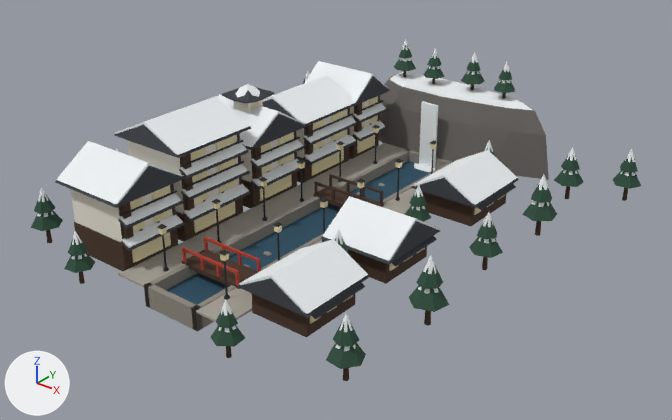
An edit to the Blender file content/landmarks/ginzan-onsen.blend, drawn before and after from the same camera.
Before and after are seen from a 50 mm camera at (21.8, -26.9, 16.8) aimed at (0.8, -0.6, 0.5). Lighting does not change. The marker at lower left points along +X, +Y and +Z. The picture after the commit comes second.

Script lines for the objects in view, before the commit:
```python
ob_ginzan_fir = bpy.data.objects.new('ginzan_fir', me_ginzan_fir)
ob_ginzan_fir.location = (0.0, 0.0, 0.0)
ob_ginzan_pave = bpy.data.objects.new('ginzan_pave', me_ginzan_pave)
ob_ginzan_pave.location = (0.0, 0.0, 0.0)
ob_ginzan_plaster = bpy.data.objects.new('ginzan_plaster', me_ginzan_plaster)
ob_ginzan_plaster.location = (0.0, 0.0, 0.0)
ob_ginzan_roof = bpy.data.objects.new('ginzan_roof', me_ginzan_roof)
ob_ginzan_roof.location = (0.0, 0.0, 0.0)
ob_ginzan_snow = bpy.data.objects.new('ginzan_snow', me_ginzan_snow)
ob_ginzan_snow.location = (0.0, 0.0, 0.0)
ob_ginzan_wood = bpy.data.objects.new('ginzan_wood', me_ginzan_wood)
ob_ginzan_wood.location = (0.0, 0.0, 0.0)
ob_glow_windows = bpy.data.objects.new('glow_windows', me_glow_windows)
ob_glow_windows.location = (0.0, 0.0, 0.0)
# also in view: 'ginzan_water' at (0.0, -0.7, -0.4); 'ginzan_iron' at (-0.4, -0.7, 1.6); 'ginzan_red' at (0.0, -6.3, 0.4); 'ginzan_rock' at (0.2, 8.6, 1.4); 'ginzan_stonewall' at (0.0, -0.7, -0.4)
```
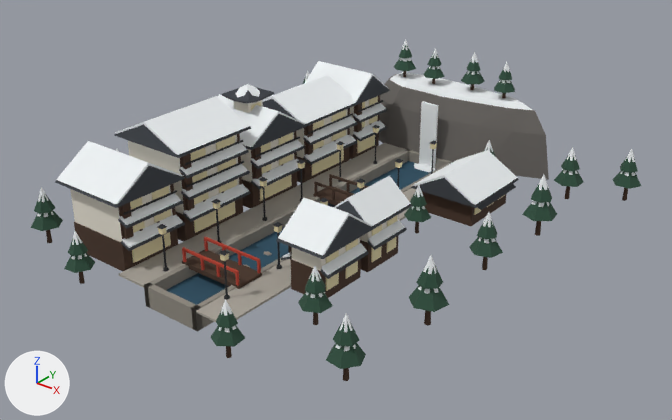
Where the change shows, as pixel boxes (x1, y1, x2, y2) in the pictures (672 x 420 px; the box of a moved part takes in the faces that stretch with it):
'ginzan_roof', reshaped (16% shorter): before (55, 76, 519, 319); after (55, 76, 519, 279)
part 1 of me_ginzan_fir, moved or reshaped (not visible before): after (298, 292, 333, 313)
part 2 of me_ginzan_fir, moved or reshaped: before (335, 237, 348, 253); after (305, 275, 325, 295)
part 3 of me_glow_windows, added: after (371, 246, 382, 262)
part 4 of me_glow_windows, added: after (386, 237, 396, 253)
part 5 of me_glow_windows, added: after (372, 224, 382, 236)
part 6 of me_glow_windows, added: after (387, 215, 397, 226)
part 7 of me_glow_windows, moved or reshaped: before (310, 248, 425, 324); after (326, 239, 358, 291)
part 8 of me_ginzan_plaster, added (mostly hidden): after (360, 215, 398, 243)
part 9 of me_ginzan_plaster, moved or reshaped (not visible before): after (292, 237, 360, 271)
part 10 of me_ginzan_roof, moved or reshaped: before (236, 221, 440, 319); after (276, 201, 412, 279)
part 11 of me_ginzan_snow, moved or reshaped (not visible before): after (322, 243, 367, 275)
part 12 of me_ginzan_snow, moved or reshaped: before (323, 196, 439, 261); after (278, 198, 372, 256)
part 13 of me_ginzan_snow, added: after (368, 220, 405, 246)
part 14 of me_ginzan_snow, moved or reshaped: before (239, 239, 368, 314); after (333, 176, 411, 226)
part 15 of me_ginzan_snow, moved or reshaped: before (334, 229, 345, 244); after (309, 266, 321, 282)
part 16 of me_ginzan_wood, added (brown): after (291, 259, 361, 298)
part 17 of me_ginzan_wood, added (brown): after (360, 235, 399, 272)
part 18 of me_ginzan_wood, moved or reshaped (not visible before): after (313, 312, 319, 325)
part 19 of me_ginzan_wood, deleted (brown): before (252, 294, 355, 337)
part 20 of me_ginzan_wood, deleted (brown): before (348, 246, 427, 284)

Edits to the bpy script that builds the scene:
```text
Change me_ginzan_fir:
    where me_ginzan_fir.from_pydata(...)  # 294 vertices, 294 faces; spans x -9.4..9.4, y -10.4..9.8, z 0.5..4.8
    me_ginzan_fir part 1: the loose piece of 7 vertices spanning x 3.2..4.2, y -4.7..-3.5, z 0.5..1.4 is moved by (1.0, -2.5, 0.0)
    me_ginzan_fir part 2: the loose piece of 7 vertices spanning x 3.3..4.1, y -4.5..-3.7, z 1.1..2.0 is moved by (1.0, -2.5, 0.0)
Change me_glow_windows:
    remove me_glow_windows.from_pydata(...)  # 352 vertices, 264 faces; spans x -3.7..5.2, y -8.3..6.9, z 0.2..3.9
    add me_glow_windows.from_pydata(...)  # 400 vertices, 300 faces; spans x -3.7..5.2, y -8.3..6.9, z 0.2..3.9
    me_glow_windows part 3: a new loose piece, a box spanning x 4.15..4.19, y -2.76..-2.19, z 0.25..0.92, in mat_glow_cream (beige #e8dcb0)
    me_glow_windows part 4: a new loose piece, a box spanning x 4.15..4.19, y -1.81..-1.24, z 0.25..0.92, in mat_glow_cream (beige #e8dcb0)
    me_glow_windows part 5: a new loose piece, a box spanning x 4.15..4.19, y -2.76..-2.19, z 1.35..1.82, in mat_glow_cream (beige #e8dcb0)
    me_glow_windows part 6: a new loose piece, a box spanning x 4.15..4.19, y -1.81..-1.24, z 1.35..1.82, in mat_glow_cream (beige #e8dcb0)
    me_glow_windows part 7: 72 vertices moved from x 2.7..5.2, y -7.4..-0.8, z 0.2..1.5 to x 2.7..4.2, y -5.4..-1.3, z 0.2..2.5
    other edits to the shape of me_glow_windows do not show in these pictures
Change me_ginzan_plaster:
    remove me_ginzan_plaster.from_pydata(...)  # 144 vertices, 112 faces; spans x -5.7..5.1, y -8.5..7.1, z 1.1..4.4
    add me_ginzan_plaster.from_pydata(...)  # 160 vertices, 124 faces; spans x -5.7..5.1, y -8.5..7.1, z 1.1..4.4
    me_ginzan_plaster part 8: a new loose piece, a box spanning x 2.78..4.12, y -2.92..-1.08, z 1.1..2.0, in mat_plaster (white #ece6d8)
    me_ginzan_plaster part 9: 6 vertices moved from x 2.8..5.1, y -7.6..-1.9, z 1.1..1.9 to x 2.8..4.1, y -5.6..-3.4, z 1.1..2.0; 6 vertices removed from x 2.8..5.1, y -7.6..-0.6, z 1.1..1.9; 8 vertices added at x 2.8..4.1, y -5.6..-3.4, z 1.1..2.8
    other edits to the shape of me_ginzan_plaster do not show in these pictures
Change me_ginzan_roof:
    where me_ginzan_roof.from_pydata(...)  # 234 vertices, 238 faces; spans x -6.1..5.6, y -8.9..7.4, z 0.7..4.6
    me_ginzan_roof part 10
    18 vertices are removed from x 2.4..5.6, y -7.6..-0.6, z 0.7..1.1
    28 faces are deleted
    26 vertices move from x 2.4..5.6, y -7.9..-0.2, z 0.7..2.0 to x 2.3..4.5, y -5.9..-0.7, z 0.9..2.9
    18 vertices are added at x 2.8..4.5, y -5.7..-1.0, z 0.9..1.9
    28 new faces join them
Change me_ginzan_snow:
    remove me_ginzan_snow.from_pydata(...)  # 548 vertices, 554 faces; spans x -9.1..9.1, y -10.1..9.8, z -0.6..4.9
    add me_ginzan_snow.from_pydata(...)  # 564 vertices, 566 faces; spans x -9.1..9.1, y -10.1..9.8, z -0.6..4.9
    me_ginzan_snow part 11: the loose piece of 8 vertices spanning x 2.5..2.8, y -3.2..-0.6, z 0.9..1.2 is scaled about its middle by (-0.897, -0.88, 1), then moved by (1.7, -2.6, 0.1)
    me_ginzan_snow part 12: the loose piece of 6 vertices spanning x 2.5..5.4, y -3.5..-0.3, z 1.1..2.1 is scaled about its middle by (0.667, 0.875, 1), then moved by (-0.5, -2.6, 0.9)
    me_ginzan_snow part 13: the loose piece of 8 vertices spanning x 2.5..2.8, y -3.2..-0.6, z 0.9..1.2 is copied, and the copy is scaled about its middle by (-0.897, -0.76, 1), then moved by (1.7, -0.1, 0.1); it spans x 4.2..4.4, y -3.0..-1.0, z 1.0..1.3
    me_ginzan_snow part 14: the loose piece of 6 vertices spanning x 2.5..5.4, y -7.9..-4.7, z 1.1..1.9 is scaled about its middle by (0.667, 0.781, 1), then moved by (-0.5, 4.3, 0.9)
    me_ginzan_snow part 15: the loose piece of 7 vertices spanning x 3.5..3.9, y -4.3..-3.9, z 1.5..2.0 is moved by (1.0, -2.5, 0.0)
    other edits to the shape of me_ginzan_snow do not show in these pictures
Change me_ginzan_wood:
    remove me_ginzan_wood.from_pydata(...)  # 850 vertices, 627 faces; spans x -8.9..8.9, y -9.9..9.3, z -0.3..3.8
    add me_ginzan_wood.from_pydata(...)  # 946 vertices, 699 faces; spans x -8.9..8.9, y -9.9..9.3, z -0.3..3.8
    me_ginzan_wood part 16: a new loose piece, a box spanning x 2.8..4.2, y -5.6..-3.4, z -0.1..1.1, in mat_wood (brown #4a3528)
    me_ginzan_wood part 17: a new loose piece, a box spanning x 2.8..4.2, y -3.0..-1.0, z -0.1..1.1, in mat_wood (brown #4a3528)
    me_ginzan_wood part 18: the loose piece of 10 vertices spanning x 3.6..3.8, y -4.2..-4.0, z -0.3..0.7 is moved by (1.0, -2.5, 0.0)
    me_ginzan_wood part 19: the loose piece of 8 vertices spanning x 2.8..5.2, y -7.6..-5.0, z -0.1..1.1 is deleted
    me_ginzan_wood part 20: the loose piece of 8 vertices spanning x 2.8..5.2, y -3.2..-0.6, z -0.1..1.1 is deleted
    other edits to the shape of me_ginzan_wood do not show in these pictures
```
